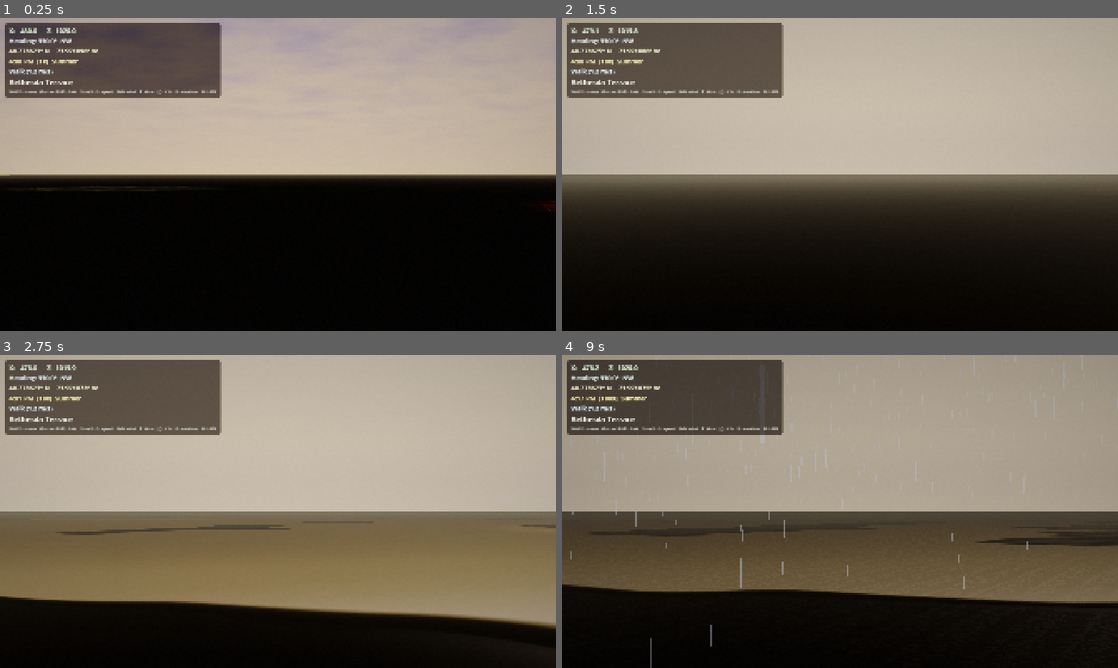
Above: before the commit, frames 1-4 (two rows, left to right).
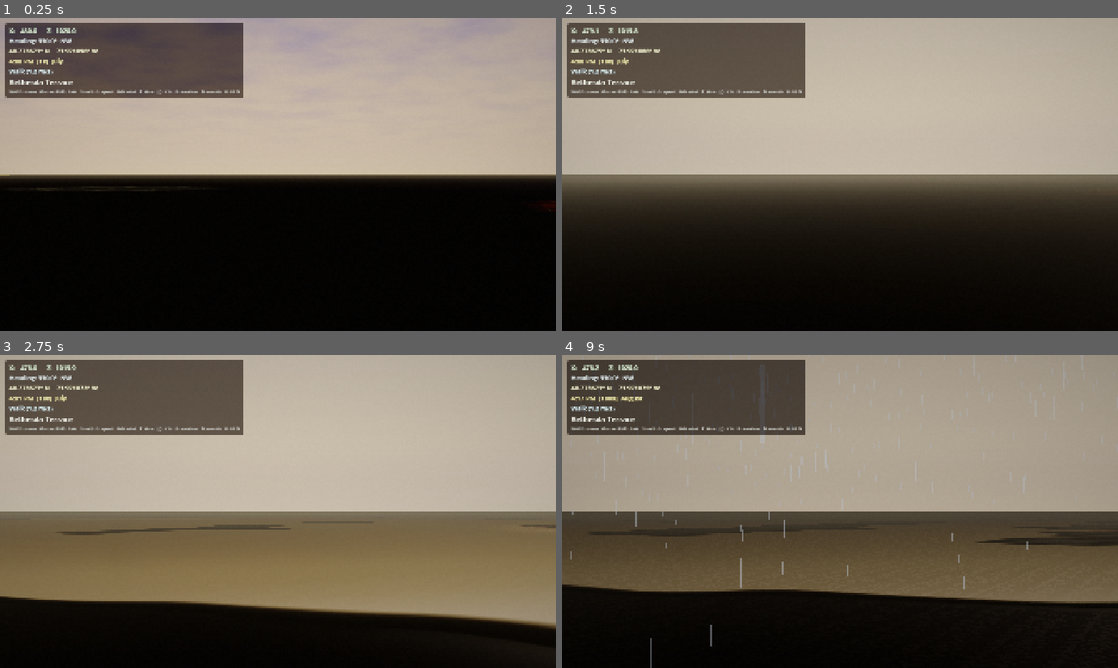
Above: after the commit, the same moments.

Repository: Central-Park-Walk/central-park-walk
Game: Godot game, scene res://main.tscn
The game is run twice, just before and just after one commit, with the same random seed, the same clock (stepped at 60 frames per second) and the same inputs.
Inputs (mouse positions are in pixels of both pictures, inside the frame that each line leads up to):
- Up to frame 1 (0.25 s): no input
- Up to frame 2 (1.5 s): tap Enter at 0.5 s; move the mouse to (962, 158) at 0.52 s; hold D 0.53-1.28 s; tap T at 0.6 s; click (962, 158) at 0.67 s; tap Space at 1.25 s; move the mouse to (728, 190) at 1.27 s; hold S from 1.28 s (still down); tap P at 1.35 s; click (728, 190) at 1.42 s
- Up to frame 3 (2.75 s): move the mouse to (333, 442) at 2.02 s; release S at 2.03 s; hold D from 2.03 s (still down); tap G at 2.1 s; click (333, 442) at 2.17 s
- Up to frame 4 (9 s): move the mouse to (812, 574) at 2.77 s; release D at 2.78 s; hold W 2.78-3.53 s; tap one key every 0.75 s from 2.85 s: H 9 0 N M T P G H; click (812, 574) at 2.92 s; move the mouse to (1006, 558) at 3.52 s; hold A 3.53-5.03 s; click (1006, 558) at 3.67 s; move the mouse to (673, 464) at 4.27 s; click (673, 464) at 4.42 s; move the mouse to (867, 511) at 5.02 s; hold S 5.03-5.78 s; click (867, 511) at 5.17 s; move the mouse to (756, 433) at 5.77 s; hold D 5.78-6.53 s; click (756, 433) at 5.92 s; move the mouse to (962, 495) at 6.52 s; hold W 6.53-7.28 s; click (962, 495) at 6.67 s; move the mouse to (728, 527) at 7.27 s; hold D 7.28-8.03 s; click (728, 527) at 7.42 s; move the mouse to (895, 442) at 8.02 s; hold S 8.03-8.78 s; click (895, 442) at 8.17 s; move the mouse to (812, 574) at 8.77 s; hold A from 8.78 s (still down); click (812, 574) at 8.92 s

The runs differ from the first frame. In frame 1, 1.1% of the frame differs, in the area x 9-44%, y 1-26%; in frame 2, 1.1%; in frame 3, 1.1%; in frame 4, 1.1%.

Commit message:
HUD shows month name, update controls hint
Time label now shows month (July, October, etc.) instead of season.
Controls hint updated to include N: month.

Co-Authored-By: Claude Opus 4.6 (1M context) <noreply@anthropic.com>

Diff:
--- a/main.gd
+++ b/main.gd
@@ -719,7 +719,7 @@
 			h12 = 12
 		var mins: int = int(fmod(_time_of_day, 1.0) * 60.0)
 		var ampm: String = "AM" if _time_of_day < 12.0 else "PM"
-		_time_label.text = "%d:%02d %s  [%s]  %s" % [h12, mins, ampm, TIME_SPEED_NAMES[_time_speed_idx], _season_name(_season_t)]
+		_time_label.text = "%d:%02d %s  [%s]  %s" % [h12, mins, ampm, TIME_SPEED_NAMES[_time_speed_idx], _month_name(_season_t)]
 	if _speed_label and _player:
 		_speed_label.text = "%s (%.1f m/s)" % [_player.SPEED_NAMES[_player._speed_idx], _player.walk_speed]
 	if _location_label:
@@ -2499,7 +2499,7 @@
 	vbox.add_child(_location_label)
 
 	var hint := Label.new()
-	hint.text = "WASD: move   Mouse+RMB: look   Scroll/+/-: speed   9/0: wind   T: time   [/]: ±1h   P: weather   H: HUD"
+	hint.text = "WASD: move   Mouse+RMB: look   Scroll/+/-: speed   9/0: wind   T: time   [/]: ±1h   P: weather   N: month   H: HUD"
 	hint.add_theme_font_size_override("font_size", 15)
 	hint.add_theme_color_override("font_color", Color(0.55, 0.55, 0.55))
 	vbox.add_child(hint)
